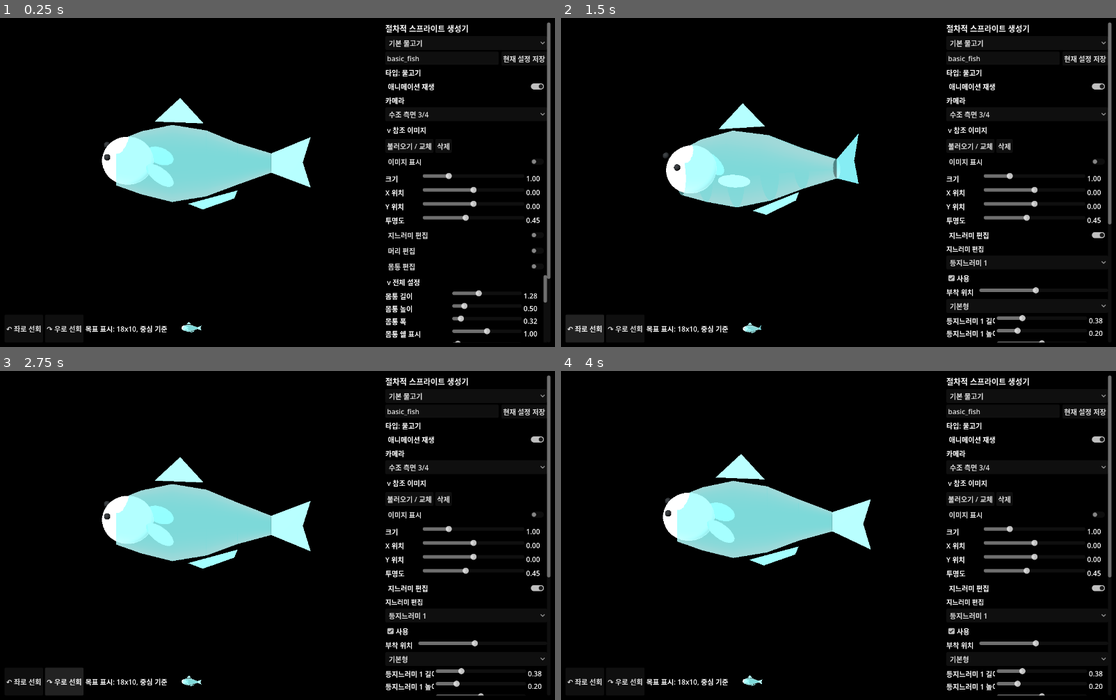
Above: before the commit, frames 1-4 (two rows, left to right).
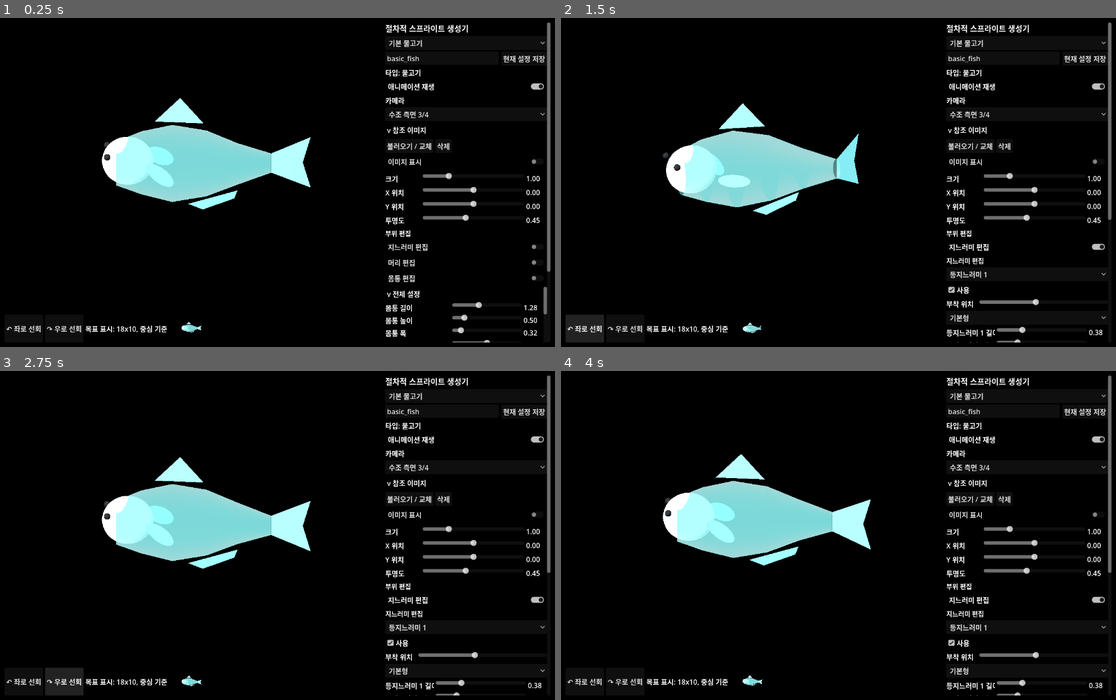
Above: after the commit, the same moments.

Repository: currywhaleshark/aquarium_sprite_mock-up_generator
Game: Godot game, scene res://scenes/Main.tscn
Two runs of this game, one before a commit and one after it. Both use one fixed random seed, a clock stepped at 60 frames per second and the inputs below.
Inputs:
- Up to frame 1 (0.25 s): no input
- Up to frame 2 (1.5 s): click "지느러미 편집" at 0.5 s; click "↶ 좌로 선회" at 1.25 s
- Up to frame 3 (2.75 s): click "↷ 우로 선회" at 2 s
- Up to frame 4 (4 s): click "기본 물고기" at 2.75 s; click "현재 설정 저장" at 3.5 s

The runs differ from the first frame. In frame 1, 1.3% of the frame differs, in the area x 69-100%, y 64-99%; in frame 2, 1.4%, in the area x 69-100%, y 61-99%; in frame 3, 1.4%; in frame 4, 1.4%.

Commit message:
Clean up UI panels and remove dead code
- Extract shared labeled-slider row builder into UiRows.gd and use it
  across the parameter, reference, head, fin, and body editor panels
- Consolidate Main.gd edit-mode exclusivity into _select_exclusive_edit_toggle
  and add an _is_fish helper; group the edit toggles under a section label
- Remove dead code: PreviewControls.select_preset, unused RenderSettings
  constants, and the orphaned PreviewViewport.tscn scene
- Add EditModeExclusivityTest covering the refactored toggle behavior

Co-Authored-By: Claude Opus 4.8 <noreply@anthropic.com>

Diff:
--- /dev/null
+++ b/scenes/EditModeExclusivityTest.tscn
@@ -0,0 +1,6 @@
+[gd_scene load_steps=2 format=3 uid="uid://beditmodeexclusivitytest"]
+
+[ext_resource type="Script" path="res://scripts/tools/EditModeExclusivityTest.gd" id="1_edit_mode"]
+
+[node name="EditModeExclusivityTest" type="Node"]
+script = ExtResource("1_edit_mode")
--- a/scenes/PreviewViewport.tscn
+++ /dev/null
@@ -1,6 +0,0 @@
-[gd_scene format=3 uid="uid://bpreviewviewport"]
-
-[node name="PreviewViewport" type="SubViewport"]
-size = Vector2i(512, 512)
-transparent_bg = true
-render_target_update_mode = 3
--- a/scripts/render/RenderSettings.gd
+++ b/scripts/render/RenderSettings.gd
@@ -1,10 +1,6 @@
 class_name RenderSettings
 extends RefCounted
 
-const DEFAULT_RENDER_RESOLUTION := Vector2i(256, 256)
 const DEFAULT_FRAME_COUNT := 8
-const SMOOTH_FRAME_COUNT := 12
-const DEFAULT_FRAME_RATE := 12
 const DEFAULT_FRAME_TICKS := 18
-const DEFAULT_PADDING_PX := 8
 const ANCHOR := "center"
--- /dev/null
+++ b/scripts/tools/EditModeExclusivityTest.gd
@@ -0,0 +1,64 @@
+extends Node
+
+const MainScript := preload("res://scripts/ui/Main.gd")
+
+func _ready() -> void:
+	var main := MainScript.new()
+	add_child(main)
+	await get_tree().process_frame
+	await get_tree().process_frame
+	await get_tree().process_frame
+
+	var fin_toggle: CheckButton = main.get("fin_edit_toggle")
+	var head_toggle: CheckButton = main.get("head_edit_toggle")
+	var body_toggle: CheckButton = main.get("body_edit_toggle")
+	assert(fin_toggle != null)
+	assert(head_toggle != null)
+	assert(body_toggle != null)
+
+	# Activate a fish preset so the body-part editor panels are eligible to show.
+	var presets: Array = main.get("presets")
+	var fish_index := -1
+	for i in presets.size():
+		if String(presets[i].get("creature_type", "fish")) == "fish":
+			fish_index = i
+			break
+	assert(fish_index >= 0)
+	main.call("_load_preset", fish_index)
+	await get_tree().process_frame
+
+	var fin_panel: Control = main.get("fin_editor_panel")
+	var head_panel: Control = main.get("head_editor_panel")
+	var body_panel: Control = main.get("body_editor_panel")
+
+	# Enabling one edit mode must disable the other two and reveal only its panel.
+	fin_toggle.button_pressed = true
+	assert(fin_toggle.button_pressed)
+	assert(not head_toggle.button_pressed)
+	assert(not body_toggle.button_pressed)
+	assert(fin_panel.visible)
+
+	head_toggle.button_pressed = true
+	assert(head_toggle.button_pressed)
+	assert(not fin_toggle.button_pressed)
+	assert(not body_toggle.button_pressed)
+	assert(head_panel.visible)
+	assert(not fin_panel.visible)
+
+	body_toggle.button_pressed = true
+	assert(body_toggle.button_pressed)
+	assert(not fin_toggle.button_pressed)
+	assert(not head_toggle.button_pressed)
+	assert(body_panel.visible)
+	assert(not head_panel.visible)
+
+	body_toggle.button_pressed = false
+	assert(not body_toggle.button_pressed)
+	assert(not body_panel.visible)
+
+	DirAccess.make_dir_recursive_absolute(ProjectSettings.globalize_path("res://exports/test_results"))
+	var file := FileAccess.open("res://exports/test_results/edit_mode_exclusivity.ok", FileAccess.WRITE)
+	file.store_string("edit mode toggles stay mutually exclusive")
+	file.close()
+	print("EDIT_MODE_EXCLUSIVITY_TEST_OK")
+	get_tree().quit(0)
--- a/scripts/ui/BodyEditorPanel.gd
+++ b/scripts/ui/BodyEditorPanel.gd
@@ -5,6 +5,7 @@
 signal ring_selected(ring_id: String)
 
 const UiText := preload("res://scripts/ui/UiText.gd")
+const UiRows := preload("res://scripts/ui/UiRows.gd")
 const BodyProfileScript := preload("res://scripts/creature/BodyProfile.gd")
 
 const RING_NUMERIC_KEYS := {
@@ -192,29 +193,20 @@
 
 func _add_numeric_row(key: String) -> void:
 	var config: Dictionary = RING_NUMERIC_KEYS[key]
-	var row := HBoxContainer.new()
-	row.custom_minimum_size = Vector2(0, 28)
-	var label := Label.new()
-	label.text = UiText.ring_parameter(key)
-	label.custom_minimum_size = Vector2(120, 0)
-	label.clip_text = true
-	row.add_child(label)
-	var slider := HSlider.new()
-	slider.min_value = float(config["min"])
-	slider.max_value = float(config["max"])
-	slider.step = float(config["step"])
-	slider.size_flags_horizontal = Control.SIZE_EXPAND_FILL
-	row.add_child(slider)
-	var value_label := Label.new()
-	value_label.custom_minimum_size = Vector2(44, 0)
-	row.add_child(value_label)
+	var widgets := UiRows.add_labeled_slider(self, UiText.ring_parameter(key), {
+		"label_width": 120,
+		"min": float(config["min"]),
+		"max": float(config["max"]),
+		"step": float(config["step"]),
+	})
+	var slider := widgets["slider"] as HSlider
+	var value_label := widgets["value_label"] as Label
 	numeric_sliders[key] = {"slider": slider, "label": value_label}
 	slider.value_changed.connect(func(value: float) -> void:
 		value_label.text = "%.2f" % value
 		if not _updating:
 			set_ring_parameter(key, value)
 	)
-	add_child(row)
 
 func _refresh_controls() -> void:
 	if ring_list == null:
--- a/scripts/ui/FinEditorPanel.gd
+++ b/scripts/ui/FinEditorPanel.gd
@@ -4,6 +4,7 @@
 signal parameters_changed(parameters: Dictionary)
 
 const UiText := preload("res://scripts/ui/UiText.gd")
+const UiRows := preload("res://scripts/ui/UiRows.gd")
 
 const SLOT_LABELS := {
 	"dorsal_1": "Dorsal 1",
@@ -179,31 +180,21 @@
 		_add_numeric_row(String(key), slot_keys[key])
 
 func _add_numeric_row(key: String, config: Dictionary) -> void:
-	var row := HBoxContainer.new()
-	row.custom_minimum_size = Vector2(0, 28)
-	var label := Label.new()
-	label.text = UiText.parameter(key)
-	label.custom_minimum_size = Vector2(112, 0)
-	label.clip_text = true
-	row.add_child(label)
-	var slider := HSlider.new()
-	slider.min_value = float(config.get("min", 0.0))
-	slider.max_value = float(config.get("max", 1.0))
-	slider.step = float(config.get("step", 0.005))
-	slider.value = _numeric_value(key, config)
-	slider.size_flags_horizontal = Control.SIZE_EXPAND_FILL
-	row.add_child(slider)
-	var value_label := Label.new()
-	value_label.text = "%.2f" % slider.value
-	value_label.custom_minimum_size = Vector2(44, 0)
-	row.add_child(value_label)
+	var widgets := UiRows.add_labeled_slider(numeric_container, UiText.parameter(key), {
+		"label_width": 112,
+		"min": float(config.get("min", 0.0)),
+		"max": float(config.get("max", 1.0)),
+		"step": float(config.get("step", 0.005)),
+		"value": _numeric_value(key, config),
+	})
+	var slider := widgets["slider"] as HSlider
+	var value_label := widgets["value_label"] as Label
 	numeric_sliders[key] = {"slider": slider, "label": value_label}
 	slider.value_changed.connect(func(value: float) -> void:
 		value_label.text = "%.2f" % value
 		if not _updating:
 			set_numeric_parameter(key, value)
 	)
-	numeric_container.add_child(row)
 
 func _numeric_value(key: String, config: Dictionary) -> float:
 	if parameters.has(key):
--- a/scripts/ui/HeadEditorPanel.gd
+++ b/scripts/ui/HeadEditorPanel.gd
@@ -4,6 +4,7 @@
 signal parameters_changed(parameters: Dictionary)
 
 const UiText := preload("res://scripts/ui/UiText.gd")
+const UiRows := preload("res://scripts/ui/UiRows.gd")
 
 const HEAD_SHAPES := ["rounded", "tapered", "pointed", "blunt", "broad", "flattened", "hump", "steep_forehead"]
 const MOUTH_TYPES := ["terminal", "superior", "inferior", "subterminal", "protrusible"]
@@ -84,28 +85,21 @@
 
 func _add_numeric_row(key: String) -> void:
 	var config: Dictionary = NUMERIC_KEYS[key]
-	var row := HBoxContainer.new()
-	var label := Label.new()
-	label.text = UiText.parameter(key)
-	label.custom_minimum_size = Vector2(112, 0)
-	label.clip_text = true
-	row.add_child(label)
-	var slider := HSlider.new()
-	slider.min_value = float(config["min"])
-	slider.max_value = float(config["max"])
-	slider.step = float(config["step"])
-	slider.size_flags_horizontal = Control.SIZE_EXPAND_FILL
-	row.add_child(slider)
-	var value_label := Label.new()
-	value_label.custom_minimum_size = Vector2(44, 0)
-	row.add_child(value_label)
+	var widgets := UiRows.add_labeled_slider(self, UiText.parameter(key), {
+		"row_height": 0.0,
+		"label_width": 112,
+		"min": float(config["min"]),
+		"max": float(config["max"]),
+		"step": float(config["step"]),
+	})
+	var slider := widgets["slider"] as HSlider
+	var value_label := widgets["value_label"] as Label
 	numeric_sliders[key] = {"slider": slider, "label": value_label}
 	slider.value_changed.connect(func(value: float) -> void:
 		value_label.text = "%.2f" % value
 		if not _updating:
 			set_numeric_parameter(key, value)
 	)
-	add_child(row)
 
 func _refresh_controls() -> void:
 	if head_option == null:
--- a/scripts/ui/Main.gd
+++ b/scripts/ui/Main.gd
@@ -197,6 +197,11 @@
 	)
 	side.add_child(reference_image_panel)
 
+	var edit_section_label := Label.new()
+	edit_section_label.text = "부위 편집"
+	edit_section_label.add_theme_font_size_override("font_size", 15)
+	side.add_child(edit_section_label)
+
 	fin_edit_toggle = CheckButton.new()
 	fin_edit_toggle.text = "지느러미 편집"
 	fin_edit_toggle.toggled.connect(_set_fin_edit_enabled)
@@ -397,7 +402,7 @@
 func _bind_fin_editor_for_current_rig() -> void:
 	if fin_drag_controller == null:
 		return
-	if String(current_preset.get("creature_type", "fish")) == "fish":
+	if _is_fish():
 		fin_drag_controller.call("bind_fish", current_rig)
 		if fin_edit_toggle:
 			fin_edit_toggle.disabled = false
@@ -606,39 +611,41 @@
 	if fin_drag_controller:
 		fin_drag_controller.call("set_enabled", enabled)
 	if fin_editor_panel:
-		fin_editor_panel.visible = enabled and String(current_preset.get("creature_type", "fish")) == "fish"
+		fin_editor_panel.visible = enabled and _is_fish()
 	var fish_rig := current_rig as FishRig
 	if enabled and fish_rig:
 		fish_rig.set_ring_editor_enabled(false)
-	if enabled and head_edit_toggle:
-		head_edit_toggle.button_pressed = false
-	if enabled and body_edit_toggle:
-		body_edit_toggle.button_pressed = false
+	if enabled:
+		_select_exclusive_edit_toggle(fin_edit_toggle)
 	_sync_edit_input_state()
 
 func _set_head_edit_enabled(enabled: bool) -> void:
 	if head_editor_panel:
-		head_editor_panel.visible = enabled and String(current_preset.get("creature_type", "fish")) == "fish"
+		head_editor_panel.visible = enabled and _is_fish()
 	var fish_rig := current_rig as FishRig
 	if enabled and fish_rig:
 		fish_rig.set_ring_editor_enabled(false)
-	if enabled and fin_edit_toggle:
-		fin_edit_toggle.button_pressed = false
-	if enabled and body_edit_toggle:
-		body_edit_toggle.button_pressed = false
+	if enabled:
+		_select_exclusive_edit_toggle(head_edit_toggle)
 	_sync_edit_input_state()
 
 func _set_body_edit_enabled(enabled: bool) -> void:
 	if body_editor_panel:
-		body_editor_panel.visible = enabled and String(current_preset.get("creature_type", "fish")) == "fish"
+		body_editor_panel.visible = enabled and _is_fish()
 	var fish_rig := current_rig as FishRig
 	if fish_rig:
-		fish_rig.set_ring_editor_enabled(enabled and String(current_preset.get("creature_type", "fish")) == "fish")
-	if enabled and fin_edit_toggle:
-		fin_edit_toggle.button_pressed = false
-	if enabled and head_edit_toggle:
-		head_edit_toggle.button_pressed = false
+		fish_rig.set_ring_editor_enabled(enabled and _is_fish())
+	if enabled:
+		_select_exclusive_edit_toggle(body_edit_toggle)
 	_sync_edit_input_state()
+
+func _select_exclusive_edit_toggle(active_toggle: CheckButton) -> void:
+	for toggle in [fin_edit_toggle, head_edit_toggle, body_edit_toggle]:
+		if toggle != null and toggle != active_toggle:
+			toggle.button_pressed = false
+
+func _is_fish() -> bool:
+	return String(current_preset.get("creature_type", "fish")) == "fish"
 
 func _on_preview_gui_input(event: InputEvent) -> void:
 	if not (event is InputEventMouseButton):
--- a/scripts/ui/ParameterPanel.gd
+++ b/scripts/ui/ParameterPanel.gd
@@ -4,6 +4,7 @@
 signal parameters_changed(parameters: Dictionary)
 
 const UiText := preload("res://scripts/ui/UiText.gd")
+const UiRows := preload("res://scripts/ui/UiRows.gd")
 const BodyProfileScript := preload("res://scripts/creature/BodyProfile.gd")
 
 var parameters: Dictionary = {}
@@ -157,30 +158,22 @@
 	return ("%s %s" % ["v" if opened else ">", UiText.section(section_name)])
 
 func _add_number_row(parent: VBoxContainer, key: String, value: float) -> void:
-	var row := HBoxContainer.new()
-	row.custom_minimum_size = Vector2(0, 28)
-	var label := Label.new()
-	label.text = UiText.parameter(key)
-	label.custom_minimum_size = Vector2(150, 0)
-	label.clip_text = true
-	row.add_child(label)
-	var slider := HSlider.new()
-	slider.min_value = _min_for_key(key, value)
-	slider.max_value = _max_for_key(key, value)
-	slider.step = 0.005 if slider.max_value <= 3.0 else 0.1
-	slider.value = value
-	slider.size_flags_horizontal = Control.SIZE_EXPAND_FILL
-	row.add_child(slider)
-	var value_label := Label.new()
-	value_label.text = "%.2f" % value
-	value_label.custom_minimum_size = Vector2(46, 0)
-	row.add_child(value_label)
+	var max_value := _max_for_key(key, value)
+	var widgets := UiRows.add_labeled_slider(parent, UiText.parameter(key), {
+		"label_width": 150,
+		"value_width": 46,
+		"min": _min_for_key(key, value),
+		"max": max_value,
+		"step": 0.005 if max_value <= 3.0 else 0.1,
+		"value": value,
+	})
+	var slider := widgets["slider"] as HSlider
+	var value_label := widgets["value_label"] as Label
 	slider.value_changed.connect(func(new_value: float) -> void:
 		parameters[key] = new_value
 		value_label.text = "%.2f" % new_value
 		parameters_changed.emit(parameters.duplicate(true))
 	)
-	parent.add_child(row)
 
 func _add_color_row(parent: VBoxContainer, key: String, color: Color) -> void:
 	var row := HBoxContainer.new()
--- a/scripts/ui/PreviewControls.gd
+++ b/scripts/ui/PreviewControls.gd
@@ -20,11 +20,3 @@
 		camera_preset_changed.emit(String(option.get_item_metadata(index)))
 	)
 	add_child(option)
-
-func select_preset(preset_name: String) -> void:
-	if option == null:
-		return
-	for i in option.item_count:
-		if String(option.get_item_metadata(i)) == preset_name:
-			option.select(i)
-			return
--- a/scripts/ui/ReferenceImagePanel.gd
+++ b/scripts/ui/ReferenceImagePanel.gd
@@ -4,6 +4,7 @@
 signal reference_changed(settings: Dictionary)
 
 const UiText := preload("res://scripts/ui/UiText.gd")
+const UiRows := preload("res://scripts/ui/UiRows.gd")
 
 const NUMERIC_SETTINGS := {
 	"scale": {"min": 0.05, "max": 4.0, "step": 0.01},
@@ -135,28 +136,21 @@
 
 func _add_numeric_row(parent: VBoxContainer, key: String) -> void:
 	var config: Dictionary = NUMERIC_SETTINGS[key]
-	var row := HBoxContainer.new()
-	row.custom_minimum_size = Vector2(0, 28)
-	var label := Label.new()
-	label.text = UiText.reference_label(key)
-	label.custom_minimum_size = Vector2(82, 0)
-	row.add_child(label)
-	var slider := HSlider.new()
-	slider.min_value = float(config["min"])
-	slider.max_value = float(config["max"])
-	slider.step = float(config["step"])
-	slider.size_flags_horizontal = Control.SIZE_EXPAND_FILL
-	row.add_child(slider)
-	var value_label := Label.new()
-	value_label.custom_minimum_size = Vector2(48, 0)
-	row.add_child(value_label)
+	var widgets := UiRows.add_labeled_slider(parent, UiText.reference_label(key), {
+		"label_width": 82,
+		"value_width": 48,
+		"min": float(config["min"]),
+		"max": float(config["max"]),
+		"step": float(config["step"]),
+	})
+	var slider := widgets["slider"] as HSlider
+	var value_label := widgets["value_label"] as Label
 	numeric_sliders[key] = {"slider": slider, "label": value_label}
 	slider.value_changed.connect(func(value: float) -> void:
 		value_label.text = "%.2f" % value
 		if not _updating:
 			set_numeric_setting(key, value)
 	)
-	parent.add_child(row)
 
 func _add_dialog_preview(dialog: FileDialog) -> void:
 	var preview_box := VBoxContainer.new()
--- /dev/null
+++ b/scripts/ui/UiRows.gd
@@ -0,0 +1,38 @@
+class_name UiRows
+extends RefCounted
+
+## Shared builders for the parameter editor panels.
+##
+## All panels render numeric controls as a horizontal row shaped exactly as
+## [Label, HSlider, value Label]. Several tests locate widgets by this child
+## order (row.get_child(0) is the label, row.get_child(1) is the slider), so the
+## ordering here must stay stable.
+static func add_labeled_slider(parent: Node, label_text: String, config: Dictionary) -> Dictionary:
+	var row := HBoxContainer.new()
+	var row_height := float(config.get("row_height", 28.0))
+	if row_height > 0.0:
+		row.custom_minimum_size = Vector2(0, row_height)
+
+	var label := Label.new()
+	label.text = label_text
+	label.custom_minimum_size = Vector2(float(config.get("label_width", 112.0)), 0)
+	label.clip_text = true
+	row.add_child(label)
+
+	var slider := HSlider.new()
+	slider.min_value = float(config.get("min", 0.0))
+	slider.max_value = float(config.get("max", 1.0))
+	slider.step = float(config.get("step", 0.005))
+	slider.size_flags_horizontal = Control.SIZE_EXPAND_FILL
+	if config.has("value"):
+		slider.value = float(config["value"])
+	row.add_child(slider)
+
+	var value_label := Label.new()
+	value_label.custom_minimum_size = Vector2(float(config.get("value_width", 44.0)), 0)
+	if config.has("value"):
+		value_label.text = "%.2f" % float(config["value"])
+	row.add_child(value_label)
+
+	parent.add_child(row)
+	return {"row": row, "slider": slider, "value_label": value_label}
Not shown, added: scripts/tools/EditModeExclusivityTest.gd.uid
Not shown, added: scripts/ui/UiRows.gd.uid
